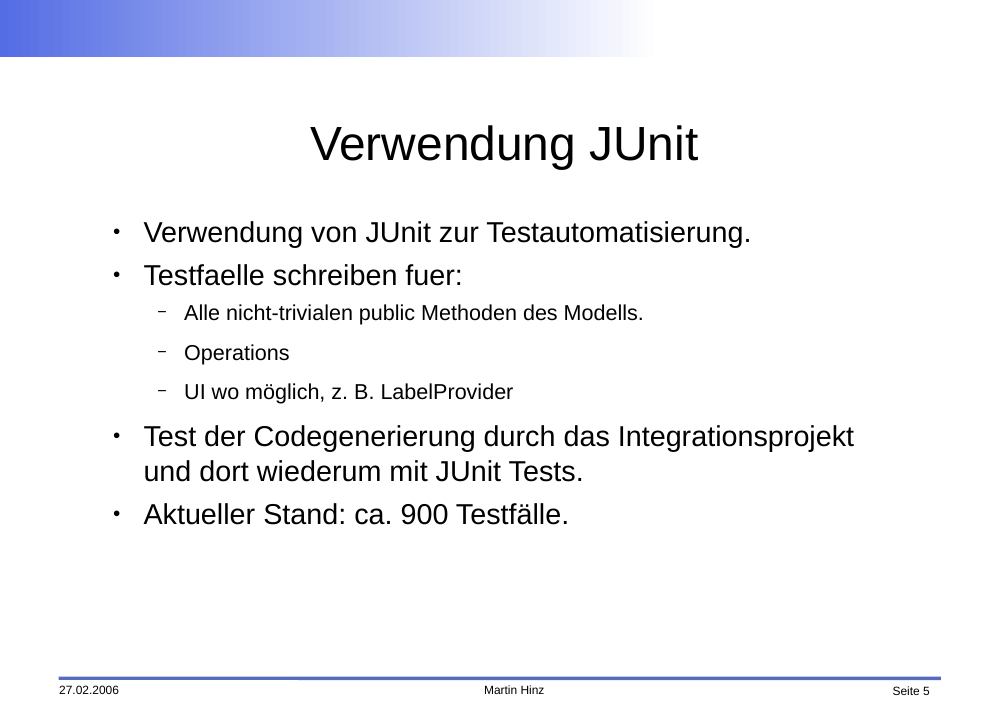
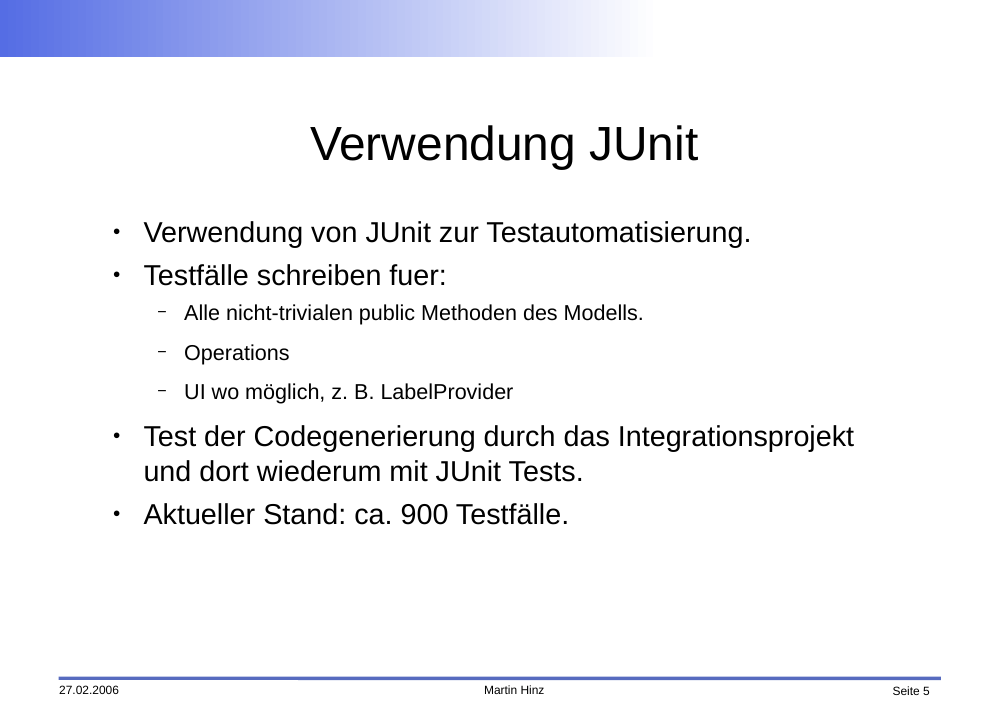
Before and after one commit to faktorips/faktorips.base, a slide deck: slide 5 of org.faktorips.doc/presentations/FaktorIps-Entwicklungsprozess.odp. Drawn at 1008x713 pixels with LibreOffice and Linux fonts; fonts in the diff are those of the drawing; background and template pictures are left out. Boxes give left, top, right and bottom in pixels: in the first picture for what was removed or moved away, otherwise in the second. Text is boxed around its words. In the diff, an @@ line names an element or a change of style, - is before the commit and + after.

Commit message:
fixed typos

```diff
--- a/org.faktorips.doc/presentations/FaktorIps-Entwicklungsprozess.odp
+++ b/org.faktorips.doc/presentations/FaktorIps-Entwicklungsprozess.odp
@@ text at (x1=144, y1=264, x2=446, y2=286): text changed @@
-● Testfaelle schreiben fuer:
+● Testfälle schreiben fuer:
```
Also in this commit, not shown: 3 other slides changed.
